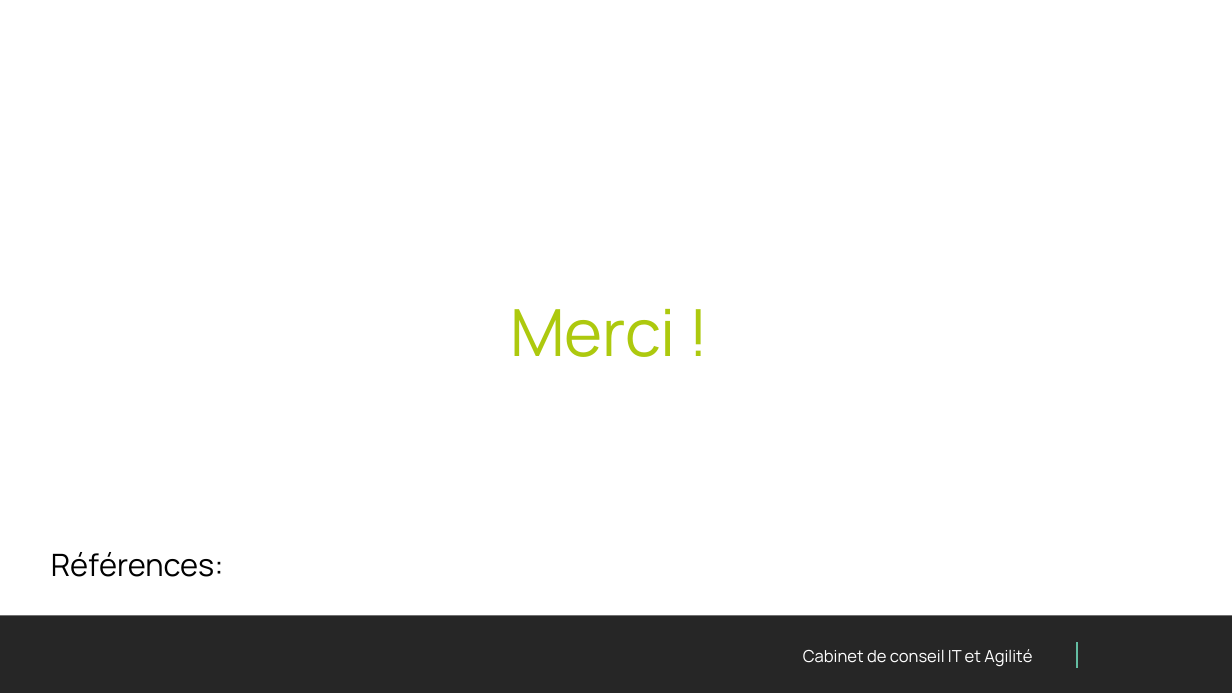
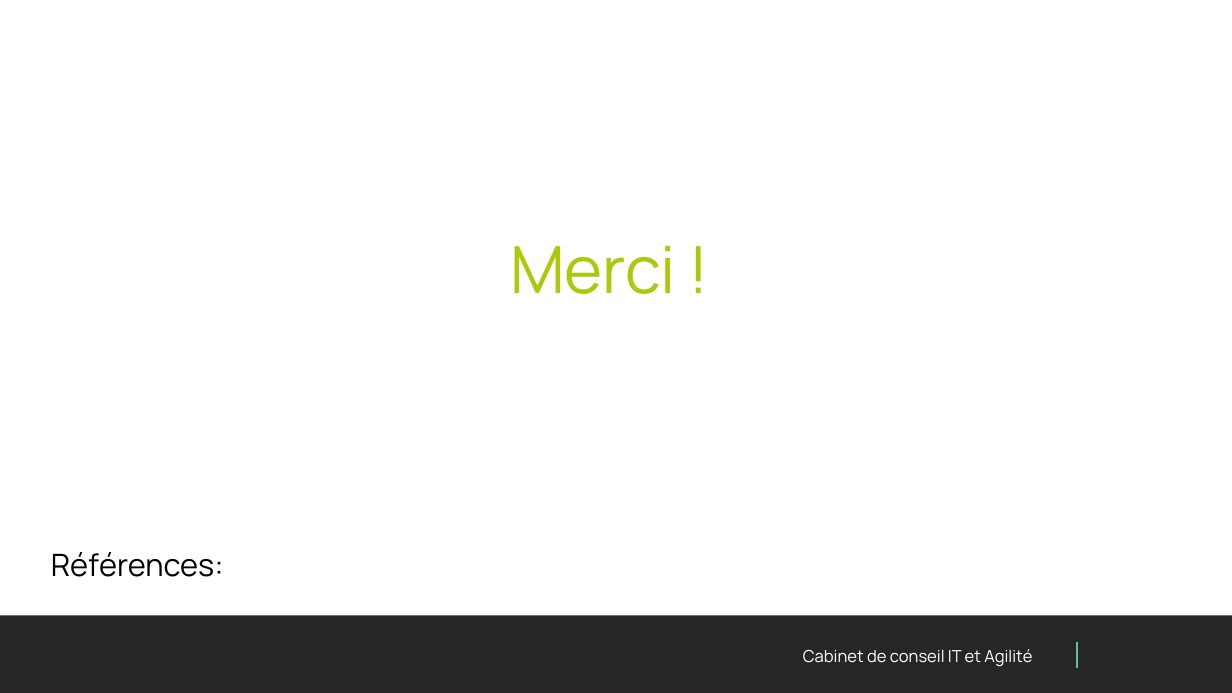
Before and after one commit to PaulFasola/Techlabs, a slide deck: slide 20 of Blockchain101+SmartContracts/Presentation/Techlab Blockchain.pptx (slide 16 before the commit). Drawn at 1232x693 pixels with LibreOffice and Linux fonts; fonts in the diff are those of the drawing; background and template pictures are left out. Boxes give left, top, right and bottom in pixels: in the first picture for what was removed or moved away, otherwise in the second. Text is boxed around its words. In the diff, an @@ line names an element or a change of style, - is before the commit and + after.

```diff
--- a/Blockchain101+SmartContracts/Presentation/Techlab Blockchain.pptx
+++ b/Blockchain101+SmartContracts/Presentation/Techlab Blockchain.pptx
@@ title "Merci !": place and size @@
-title "Merci !" at [510,309,676,357]
+title "Merci !" at [510,246,676,294]
```
Also in this commit, not shown: 6 other slides changed, 6 slides added, 2 slides removed, 1 other file.
